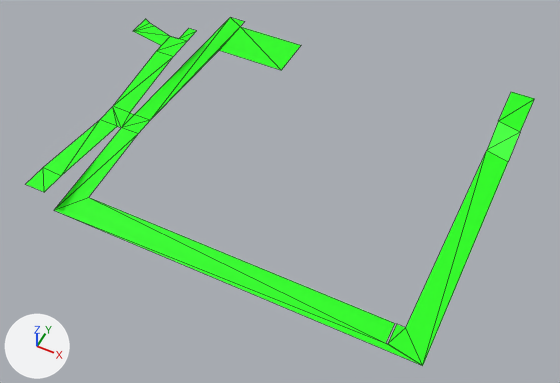
One commit to the glTF model objekti/mesh.glb: the scene before it, then after it.
The view is the same before and after, from a camera (50 mm lens) standing at (29.2, -79.9, 52.7) and looking at (6.4, -34.3, -4.2). Every picture has the same lights, and +X, +Y and +Z are marked at lower left. The picture after the commit comes second. Mesh edges are drawn as thin lines. Vertices at exactly the same position are counted once.
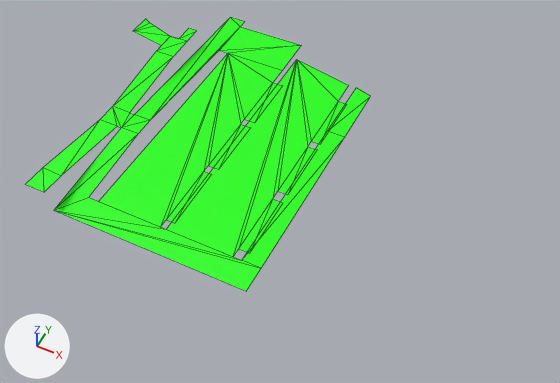
The newer file is also turned or shifted as a whole; pictures and numbers use the older file's frame.

What differs and where, as boxes (x1, y1, x2, y2) in the pictures (560 x 383 px):
'Plane.003', reshaped (32% narrower, 21% shorter): before (26, 17, 534, 366); after (26, 17, 370, 291)
part 1 of me_plane_003, built on: before (54, 27, 534, 366); after (54, 27, 370, 291)

The change, as a diff of the scene's bpy script:
```diff
--- a/objekti/mesh.glb.py
+++ b/objekti/mesh.glb.py
@@ me_plane_003 @@
 # used by ob_plane_003; location = (-11.81, -46.66, -1.79)
-me_plane_003.from_pydata(...)  # 44 vertices, 42 faces; spans x -5.2..37.4, y -1.0..32.4, z 0.0..2.2
+me_plane_003.from_pydata(...)  # 70 vertices, 68 faces; spans x -5.2..21.7, y -1.0..32.3, z 0.0..2.2
+# me_plane_003 part 1
+# 13 vertices are removed from x 11.4..37.4, y -1.0..32.4, z 0.0..1.3
+# 14 faces are deleted
+# 34 vertices are added at x 4.7..21.7, y -1.0..28.7, z 0.0..0.1
+# 5 new vertices lie (1.1, 0.0, 0.0) away from vertices in x 3.6..19.0, y 2.6..26.3, z 0.0
+# 40 new faces join them
 me_plane_003.materials.append(mat_material_009)
```
